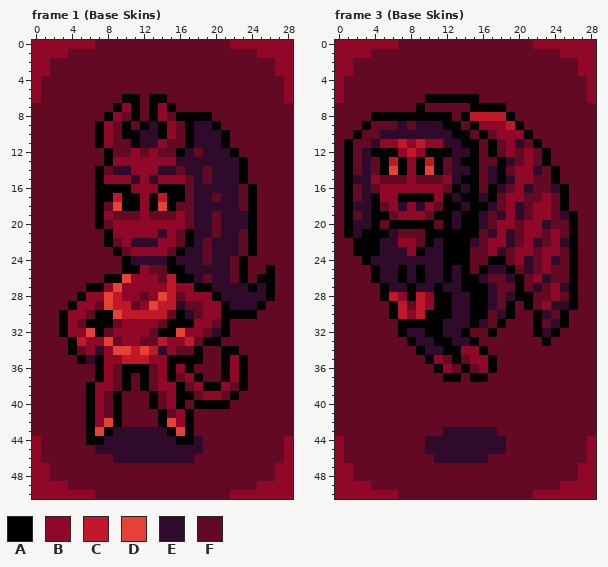
Pixel-art file, stored at Succubus/Sprites/Characters.aseprite. This is how it looked before the edit.
29x51 pixels, 51 frames. Shown: frame 1 (Base Skins), frame 3 (Base Skins). The commit also changed other frames, which this record leaves out.
Visible layers, top first: "Layer 2", "Background".
Palette (. is transparent): A #000000  B #910728  C #c01828  D #e64137  E #300a2b  F #640924
Pixels before, frame 1 (Base Skins), first column x 0:
 0 BBBBBBBFFFFFFFFFFFFFFFBBBBBBB
 1 BBBBFFFFFFFFFFFFFFFFFFFFFBBBB
 2 BBFFFFFFFFFFFFFFFFFFFFFFFFFBB
 3 BBFFFFFFFFFFFFFFFFFFFFFFFFFBB
 4 BFFFFFFFFFFFFFFFFFFFFFFFFFFFB
 5 BFFFFFFFFFFFFFFFFFFFFFFFFFFFB
 6 BFFFFFFFFFAAFAAFFFFFFFFFFFFFB
 7 FFFFFFFFFABAFABAFFFFFFFFFFFFF
 8 FFFFFFFFABFAFABFAAAAFFFFFFFFF
 9 FFFFFFFABFAFAEABFAEEAFFFFFFFF
10 FFFFFFFABFAAEEABFAEEEAFFFFFFF
11 FFFFFFFABFFAEEBFFAEEEAFFFFFFF
12 FFFFFFFFAFFBFBFFAEFEEEAFFFFFF
13 FFFFFFFFABBBBBBBEEEEEEEAFFFFF
14 FFFFFFFAFEEBBBEEFEEFEEEAFFFFF
15 FFFFFFFABBBEBEBBBFEFEEEAFFFFF
16 FFFFFFFAAAABBBAAAFEEEEEFAFFFF
17 FFFFFFFAACAABACAAFEEFEEFAFFFF
18 FFFFFFFAFDAABADAFFEEEEEFAFFFF
19 FFFFFFFABFFFBFFFBFEEFEEEAFFFF
20 FFFFFFFAFBBBBBBBBFEEFEEEAFFFF
21 FFFFFFFFABBBBBEBFAEEFEEFAFFFF
22 FFFFFFFFAFBEEEBBFAEFEEEFAFFFF
23 FFFFFFFFFAFBBBBFAEEFEEEFAFFFF
24 FFFFFFFFFFAEEEEAEEEFEEFAFFFFF
25 FFFFFFFFFFAABFFAAEEEEEFAFFAFF
26 FFFFFFFFAADBBBFCAAEFEEFAFAAFF
27 FFFFFFAABDBBBBBCBBAAEEEEAEAFF
28 FFFFFABBDCBBFBDCFBBBAEEEEEAFF
29 FFFFABBFDCCFBDCCEFFBBAEEEAFFF
30 FFFABBFAADCCCCCFAEFBBAAAAFFFF
31 FFFABFAAAFBBBBFAAABBFAFFFFFFF
32 FFFABBDAFBBBBFAADBBFEAFFFFFFF
33 FFFFACBBDFBBFFCBBCFAAFFFFFFFF
34 FFFFAFBEBDDCDCEBFFAFFAAFFFFFF
35 FFFFFAEABBCCCBBAAAAFFABAFFFFF
36 FFFFFFFABFAAAFBABAFFFABAFFFFF
37 FFFFFFFABFAFAFBAFBAFFABAFFFFF
38 FFFFFFABBFAFAFBBAFBAABFAFFFFF
39 FFFFFFABFAFFFAFBAAFBBFAFFFFFF
40 FFFFFFABFAFFFAFBAFAAAAFFFFFFF
41 FFFFFFABFAFFFFAFBAFFFFFFFFFFF
42 FFFFFFABDAFFFFADBAFFFFFFFFFFF
43 FFFFFFADAEEEEEEADAFFFFFFFFFFF
44 BFFFFFAAEEEEEEEEAAEFFFFFFFFFB
45 BFFFFFFEEEEEEEEEEEEFFFFFFFFFB
46 BFFFFFFFFEEEEEEEEEFFFFFFFFFFB
47 BBFFFFFFFFFFFFFFFFFFFFFFFFFBB
48 BBFFFFFFFFFFFFFFFFFFFFFFFFFBB
49 BBBBFFFFFFFFFFFFFFFFFFFFFBBBB
50 BBBBBBBFFFFFFFFFFFFFFFBBBBBBB
Pixels before, frame 3 (Base Skins), first column x 0:
 0 BBBBBBBFFFFFFFFFFFFFFFBBBBBBB
 1 BBBBFFFFFFFFFFFFFFFFFFFFFBBBB
 2 BBFFFFFFFFFFFFFFFFFFFFFFFFFBB
 3 BBFFFFFFFFFFFFFFFFFFFFFFFFFBB
 4 BFFFFFFFFFFFFFFFFFFFFFFFFFFFB
 5 BFFFFFFFFFFFFFFFFFFFFFFFFFFFB
 6 BFFFFFFFFFAAAAAAFFFFFFFFFFFFB
 7 FFFFFFFFFAFFFFFAAAAFFFFFFFFFF
 8 FFFFAAAAAAAAAFACCCCAFFFFFFFFF
 9 FFFAFFFEFEEEAAFABBBCAFFFFFFFF
10 FFAFFEEEEEEEEAAFAFBBBAFFFFFFF
11 FAFFEBBCBCBBEEAAFAFBEFAFFFFFF
12 FAFEAAABCBAAAEEAFAFBFBFAFFFFF
13 FAFEFACABACAFEAAFFAEFBFAFFFFF
14 FAFEFADABADAFEEAFEAFBBEFAFFFF
15 FAEEBFFFBFFFBEAAFEAEBBFFAFFFF
16 FAFEFBBBBBBBFAEAFAEFBEFFEAFFF
17 FAFEABBAAAABAEAAEAFBBFFBFAFFF
18 FAEEAFBEBEBFAAEAAEFBEFBBFAFFF
19 FAFEAAFBBBFAAEAAEFEBEFBBFEAFF
20 FAEEAFAAAAAFAEAAEFBBFBBEFFAFF
21 FAEAAAEFFFAAAAAAFEBEFBBFBFAFF
22 FFAAAEEBBFAEAAAEFBBEFBEFBEAFF
23 FFAAAEEEBAEEAAAFFBEFBBFBBFAFF
24 FFFAEEEEEEEEAAAFFAAFBEFBEFAFF
25 FFFFAEEAEAEEAEAFAEEAFEFBFFAFF
26 FFFFAEEAEAEEAEAAEFFEAFBEFFAFF
27 FFFFFAEEAEEAEEAAAEFFAFEFBEAFF
28 FFFFFACBACBAAEEAAEFEAAFFBFAFF
29 FFFFFFACFCBAAEEAAEFAFAFBEEAFF
30 FFFFFFACBCAAAEEAAFEAFFAEFAFFF
31 FFFFFFFAAAAAEEEAEFAFFFAFEAFFF
32 FFFFFFFAEEAAEEAFFAFFFFAEAFFFF
33 FFFFFFFFAEEAAEEAFFFFFFFAFFFFF
34 FFFFFFFFFAEEAABBAFFFFFFFFFFFF
35 FFFFFFFFFFABFAFBBAFFFFFFFFFFF
36 FFFFFFFFFFFABFAFBAFFFFFFFFFFF
37 FFFFFFFFFFFFAAFAAFFFFFFFFFFFF
38 FFFFFFFFFFFFFFFFFFFFFFFFFFFFF
39 FFFFFFFFFFFFFFFFFFFFFFFFFFFFF
40 FFFFFFFFFFFFFFFFFFFFFFFFFFFFF
41 FFFFFFFFFFFFFFFFFFFFFFFFFFFFF
42 FFFFFFFFFFFFFFFFFFFFFFFFFFFFF
43 FFFFFFFFFFFFEEEEEEFFFFFFFFFFF
44 BFFFFFFFFFEEEEEEEEEFFFFFFFFFB
45 BFFFFFFFFFEEEEEEEEEFFFFFFFFFB
46 BFFFFFFFFFFEEEEEEFFFFFFFFFFFB
47 BBFFFFFFFFFFFFFFFFFFFFFFFFFBB
48 BBFFFFFFFFFFFFFFFFFFFFFFFFFBB
49 BBBBFFFFFFFFFFFFFFFFFFFFFBBBB
50 BBBBBBBFFFFFFFFFFFFFFFBBBBBBB
New version:
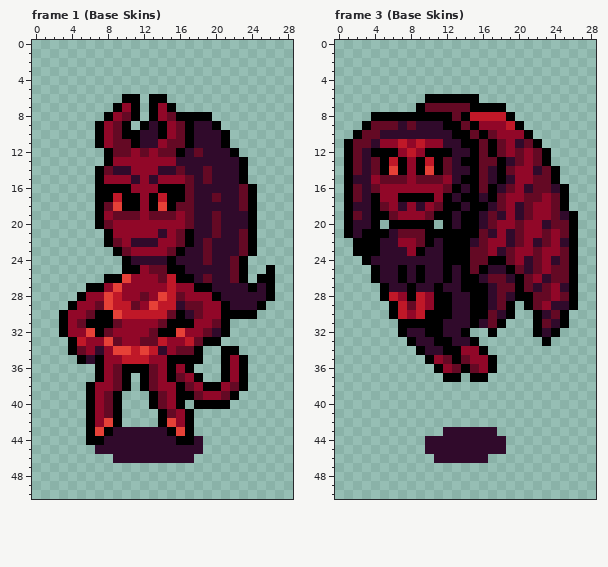
Change:
layer "Background" now hidden
Frame 1 (Base Skins):
y 0: x 0..28 BBBBBBBFFFFFFFFFFFFFFFBBBBBBB -> .............................
y 1: x 0..28 BBBBFFFFFFFFFFFFFFFFFFFFFBBBB -> .............................
y 2..3: x 0..28 BBFFFFFFFFFFFFFFFFFFFFFFFFFBB -> .............................
y 4..5: x 0..28 BFFFFFFFFFFFFFFFFFFFFFFFFFFFB -> .............................
y 6: x 0..9 BFFFFFFFFF -> ..........; x 12 F -> .; x 15..28 FFFFFFFFFFFFFB -> ..............
y 7: x 0..8 FFFFFFFFF -> .........; x 12 F -> .; x 16..28 FFFFFFFFFFFFF -> .............
y 8: x 0..7 FFFFFFFF -> ........; x 12 F -> .; x 20..28 FFFFFFFFF -> .........
y 9: x 0..6 FFFFFFF -> .......; x 11 F -> .; x 21..28 FFFFFFFF -> ........
y 10..11: x 0..6 FFFFFFF -> .......; x 22..28 FFFFFFF -> .......
y 12: x 0..7 FFFFFFFF -> ........; x 23..28 FFFFFF -> ......
y 13: x 0..7 FFFFFFFF -> ........; x 24..28 FFFFF -> .....
y 14..15: x 0..6 FFFFFFF -> .......; x 24..28 FFFFF -> .....
y 16..20: x 0..6 FFFFFFF -> .......; x 25..28 FFFF -> ....
y 21..22: x 0..7 FFFFFFFF -> ........; x 25..28 FFFF -> ....
y 23: x 0..8 FFFFFFFFF -> .........; x 25..28 FFFF -> ....
y 24: x 0..9 FFFFFFFFFF -> ..........; x 24..28 FFFFF -> .....
y 25: x 0..9 FFFFFFFFFF -> ..........; x 24..25 FF -> ..; x 27..28 FF -> ..
y 26: x 0..7 FFFFFFFF -> ........; x 24 F -> .; x 27..28 FF -> ..
y 27: x 0..5 FFFFFF -> ......; x 27..28 FF -> ..
y 28: x 0..4 FFFFF -> .....; x 27..28 FF -> ..
y 29: x 0..3 FFFF -> ....; x 26..28 FFF -> ...
y 30: x 0..2 FFF -> ...; x 25..28 FFFF -> ....
y 31..32: x 0..2 FFF -> ...; x 22..28 FFFFFFF -> .......
y 33: x 0..3 FFFF -> ....; x 21..28 FFFFFFFF -> ........
y 34: x 0..3 FFFF -> ....; x 19..20 FF -> ..; x 23..28 FFFFFF -> ......
y 35: x 0..4 FFFFF -> .....; x 19..20 FF -> ..; x 24..28 FFFFF -> .....
y 36: x 0..6 FFFFFFF -> .......; x 18..20 FFF -> ...; x 24..28 FFFFF -> .....
y 37: x 0..6 FFFFFFF -> .......; x 11 F -> .; x 19..20 FF -> ..; x 24..28 FFFFF -> .....
y 38: x 0..5 FFFFFF -> ......; x 11 F -> .; x 24..28 FFFFF -> .....
y 39: x 0..5 FFFFFF -> ......; x 10..12 FFF -> ...; x 23..28 FFFFFF -> ......
y 40: x 0..5 FFFFFF -> ......; x 10..12 FFF -> ...; x 17 F -> .; x 22..28 FFFFFFF -> .......
y 41..42: x 0..5 FFFFFF -> ......; x 10..13 FFFF -> ....; x 18..28 FFFFFFFFFFF -> ...........
y 43: x 0..5 FFFFFF -> ......; x 18..28 FFFFFFFFFFF -> ...........
y 44: x 0..5 BFFFFF -> ......; x 19..28 FFFFFFFFFB -> ..........
y 45: x 0..6 BFFFFFF -> .......; x 19..28 FFFFFFFFFB -> ..........
y 46: x 0..8 BFFFFFFFF -> .........; x 18..28 FFFFFFFFFFB -> ...........
y 47..48: x 0..28 BBFFFFFFFFFFFFFFFFFFFFFFFFFBB -> .............................
y 49: x 0..28 BBBBFFFFFFFFFFFFFFFFFFFFFBBBB -> .............................
y 50: x 0..28 BBBBBBBFFFFFFFFFFFFFFFBBBBBBB -> .............................
Frame 3 (Base Skins):
y 0: x 0..28 BBBBBBBFFFFFFFFFFFFFFFBBBBBBB -> .............................
y 1: x 0..28 BBBBFFFFFFFFFFFFFFFFFFFFFBBBB -> .............................
y 2..3: x 0..28 BBFFFFFFFFFFFFFFFFFFFFFFFFFBB -> .............................
y 4..5: x 0..28 BFFFFFFFFFFFFFFFFFFFFFFFFFFFB -> .............................
y 6: x 0..9 BFFFFFFFFF -> ..........; x 16..28 FFFFFFFFFFFFB -> .............
y 7: x 0..8 FFFFFFFFF -> .........; x 19..28 FFFFFFFFFF -> ..........
y 8: x 0..3 FFFF -> ....; x 20..28 FFFFFFFFF -> .........
y 9: x 0..2 FFF -> ...; x 21..28 FFFFFFFF -> ........
y 10: x 0..1 FF -> ..; x 22..28 FFFFFFF -> .......
y 11: x 0 F -> .; x 23..28 FFFFFF -> ......
y 12..13: x 0 F -> .; x 24..28 FFFFF -> .....
y 14..15: x 0 F -> .; x 25..28 FFFF -> ....
y 16..18: x 0 F -> .; x 26..28 FFF -> ...
y 19: x 0 F -> .; x 27..28 FF -> ..
y 20: x 0 F -> .; x 5 F -> .; x 11 F -> .; x 27..28 FF -> ..
y 21: x 0 F -> .; x 27..28 FF -> ..
y 22..23: x 0..1 FF -> ..; x 27..28 FF -> ..
y 24: x 0..2 FFF -> ...; x 27..28 FF -> ..
y 25..26: x 0..3 FFFF -> ....; x 27..28 FF -> ..
y 27..28: x 0..4 FFFFF -> .....; x 27..28 FF -> ..
y 29: x 0..5 FFFFFF -> ......; x 20 F -> .; x 27..28 FF -> ..
y 30: x 0..5 FFFFFF -> ......; x 20..21 FF -> ..; x 26..28 FFF -> ...
y 31: x 0..6 FFFFFFF -> .......; x 19..21 FFF -> ...; x 26..28 FFF -> ...
y 32: x 0..6 FFFFFFF -> .......; x 15..16 FF -> ..; x 18..21 FFFF -> ....; x 25..28 FFFF -> ....
y 33: x 0..7 FFFFFFFF -> ........; x 16..22 FFFFFFF -> .......; x 24..28 FFFFF -> .....
y 34: x 0..8 FFFFFFFFF -> .........; x 17..28 FFFFFFFFFFFF -> ............
y 35: x 0..9 FFFFFFFFFF -> ..........; x 18..28 FFFFFFFFFFF -> ...........
y 36: x 0..10 FFFFFFFFFFF -> ...........; x 18..28 FFFFFFFFFFF -> ...........
y 37: x 0..11 FFFFFFFFFFFF -> ............; x 14 F -> .; x 17..28 FFFFFFFFFFFF -> ............
y 38..42: x 0..28 FFFFFFFFFFFFFFFFFFFFFFFFFFFFF -> .............................
y 43: x 0..11 FFFFFFFFFFFF -> ............; x 18..28 FFFFFFFFFFF -> ...........
y 44..45: x 0..9 BFFFFFFFFF -> ..........; x 19..28 FFFFFFFFFB -> ..........
y 46: x 0..10 BFFFFFFFFFF -> ...........; x 17..28 FFFFFFFFFFFB -> ............
y 47..48: x 0..28 BBFFFFFFFFFFFFFFFFFFFFFFFFFBB -> .............................
y 49: x 0..28 BBBBFFFFFFFFFFFFFFFFFFFFFBBBB -> .............................
y 50: x 0..28 BBBBBBBFFFFFFFFFFFFFFFBBBBBBB -> .............................
